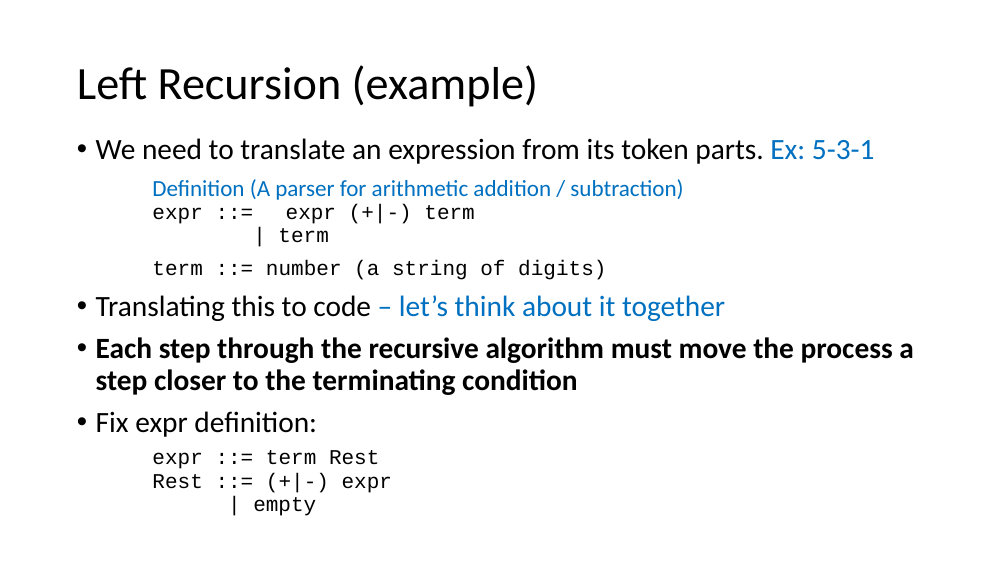
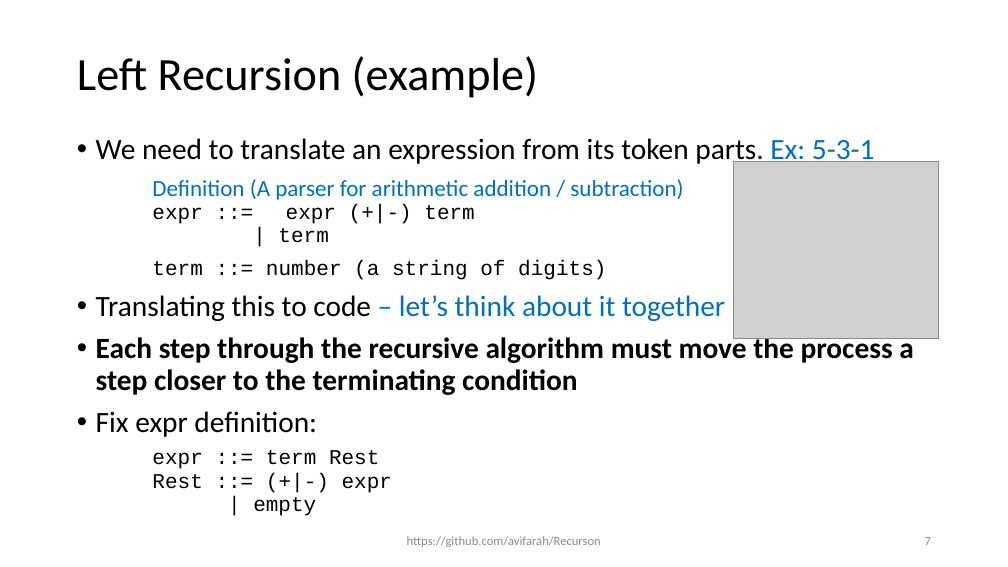
Before and after one commit to avifarah/Recursion, a slide deck: slide 7 of Recursion.pptx. Drawn at 1008x567 pixels with LibreOffice and Linux fonts; fonts in the diff are those of the drawing; grey boxes stand for pictures. Boxes give left, top, right and bottom in pixels: in the first picture for what was removed or moved away, otherwise in the second. Text is boxed around its words. In the diff, an @@ line names an element or a change of style, - is before the commit and + after.

```diff
--- a/Recursion.pptx
+++ b/Recursion.pptx
@@ title "Left Recursion (example)": place and size @@
-title "Left Recursion (example)" at box(77, 65, 538, 107)
+title "Left Recursion (example)" at box(77, 56, 538, 98)
@@ picture added at box(734, 162, 939, 339) @@
@@ text added at box(407, 536, 601, 547), 12 pt, text #8C8C8C @@
+https://github.com/avifarah/Recurson
@@ page number added at box(925, 537, 931, 545), 12 pt, text #8C8C8C @@
+7
```
Also in this commit, not shown: 9 other slides changed.
